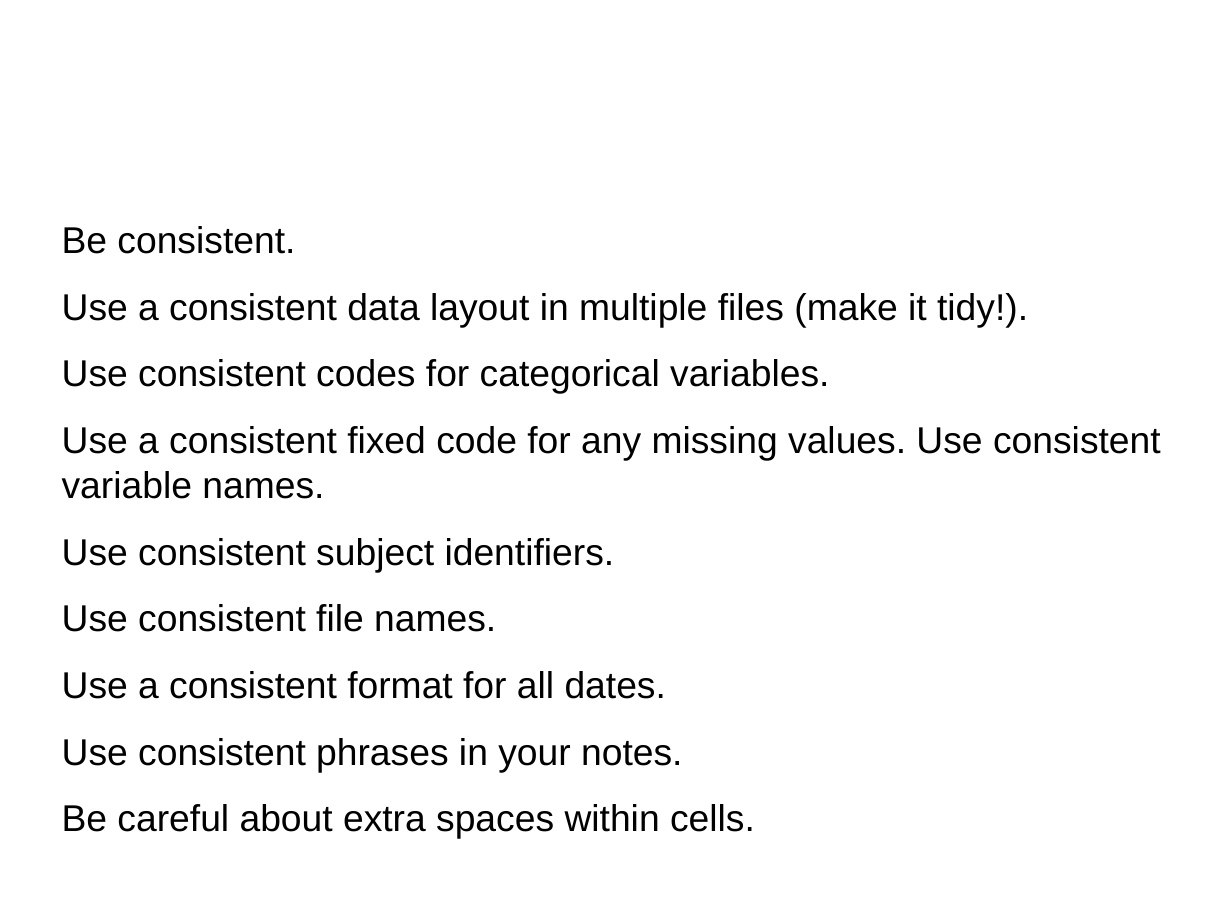
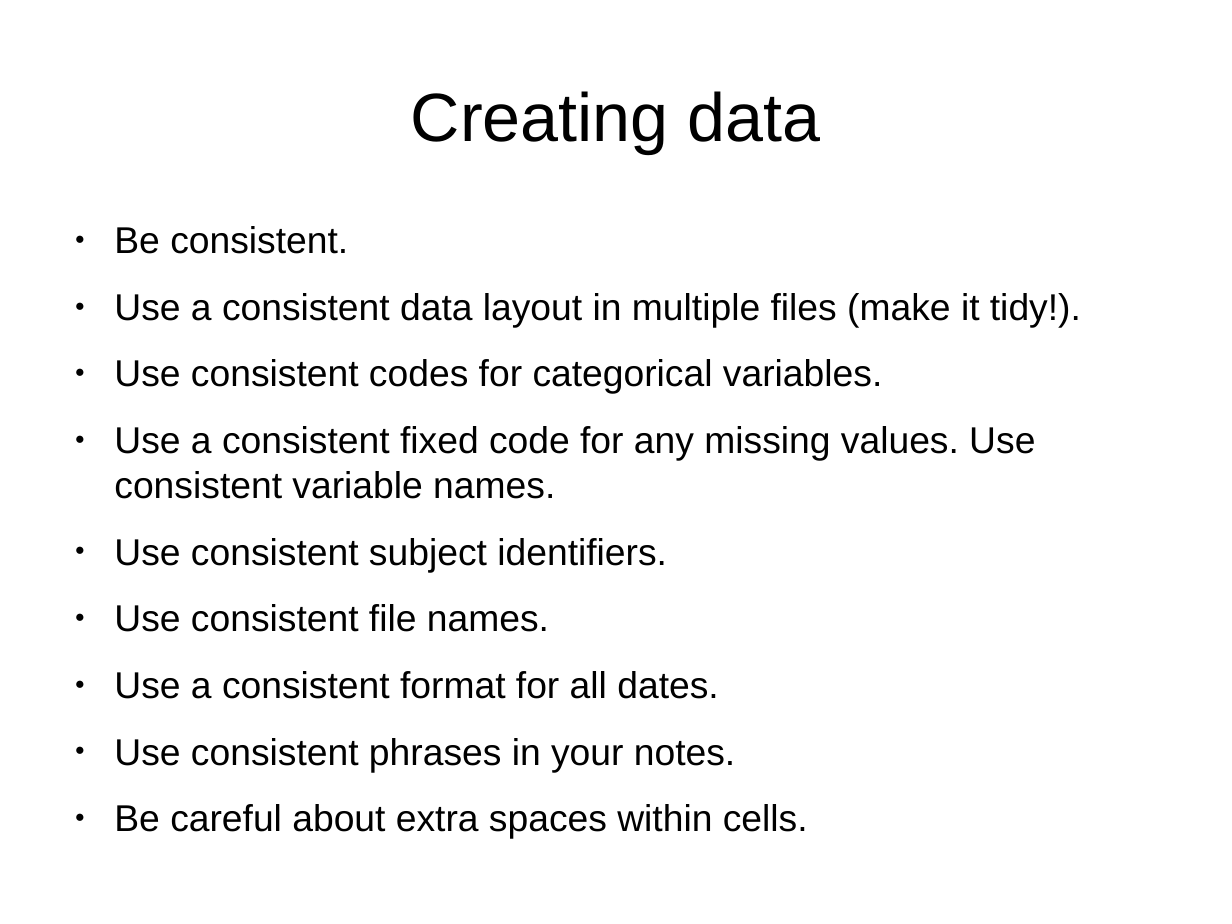
Before and after one commit to wltrimbl/uchicago-data227, a slide deck: slide 20 of slides/03-TIDY.odp (slide 16 before the commit). Drawn at 1232x924 pixels with LibreOffice and Linux fonts; fonts in the diff are those of the drawing. Boxes give left, top, right and bottom in pixels: in the first picture for what was removed or moved away, otherwise in the second. Text is boxed around its words. In the diff, an @@ line names an element or a change of style, - is before the commit and + after.

Commit message:
Dusting of 04-categorical

```diff
--- a/slides/03-TIDY.odp
+++ b/slides/03-TIDY.odp
@@ title added at <box>411,91,821,153</box>, 44 pt, text #000000 @@
+Creating data
@@ text "Be consistent." at <box>114,226,1081,839</box>: bullet none to ● @@
```
Also in this commit, not shown: 17 other slides changed, 6 slides added, 1 slide removed, 4 other files.
